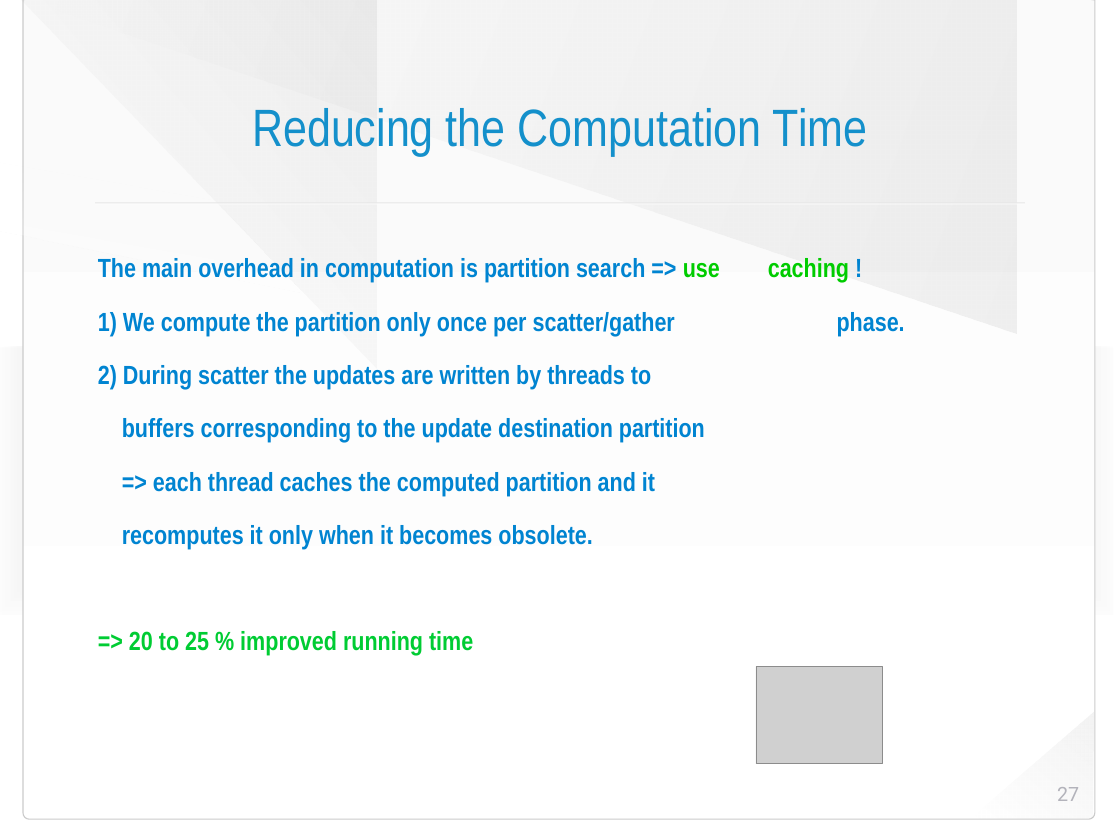
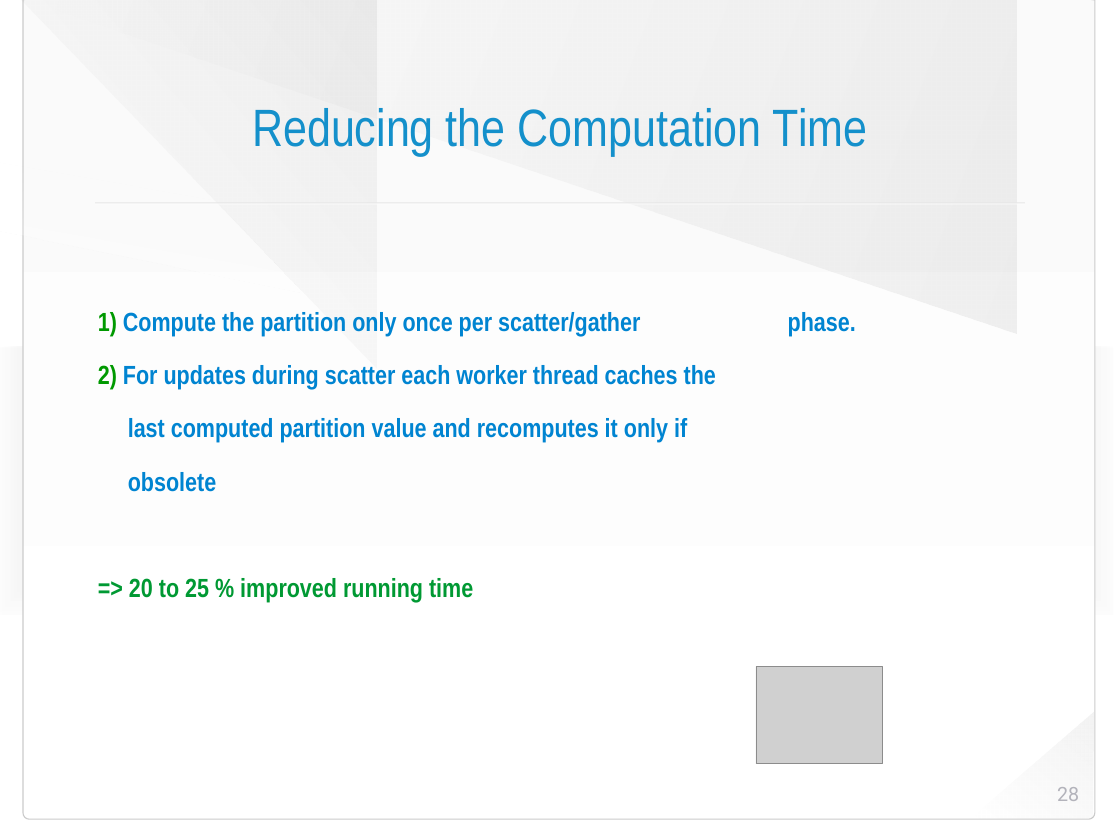
Before and after one commit to HaprianVlad/chaos, a slide deck: slide 28 of presentation.odp (slide 27 before the commit). Drawn at 1120x840 pixels with LibreOffice and Linux fonts; fonts in the diff are those of the drawing; grey boxes stand for pictures; background and template pictures are left out. Boxes give left, top, right and bottom in pixels: in the first picture for what was removed or moved away, otherwise in the second. Text is boxed around its words. In the diff, an @@ line names an element or a change of style, - is before the commit and + after.

```diff
--- a/presentation.odp
+++ b/presentation.odp
@@ text at bbox=[98, 312, 856, 492]: text changed @@
-The main overhead in computation is partition search => use caching !
-1) We compute the partition only once per scatter/gather phase.
-2) During scatter the updates are written by threads to
-buffers corresponding to the update destination partition
-=> each thread caches the computed partition and it
-recomputes it only when it becomes obsolete.
+1) Compute the partition only once per scatter/gather phase.
+2) For updates during scatter each worker thread caches the
+last computed partition value and recomputes it only if
+obsolete
@@ text at bbox=[129, 578, 473, 603]: text colour #00CC33 to #009933 in "=> 20 to 25 % improved running ..." @@
@@ page number at bbox=[1057, 787, 1079, 801]: text changed @@
-27
+28
```
Also in this commit, not shown: 31 other slides changed, 6 slides added, 1 slide removed, 4 other files.
